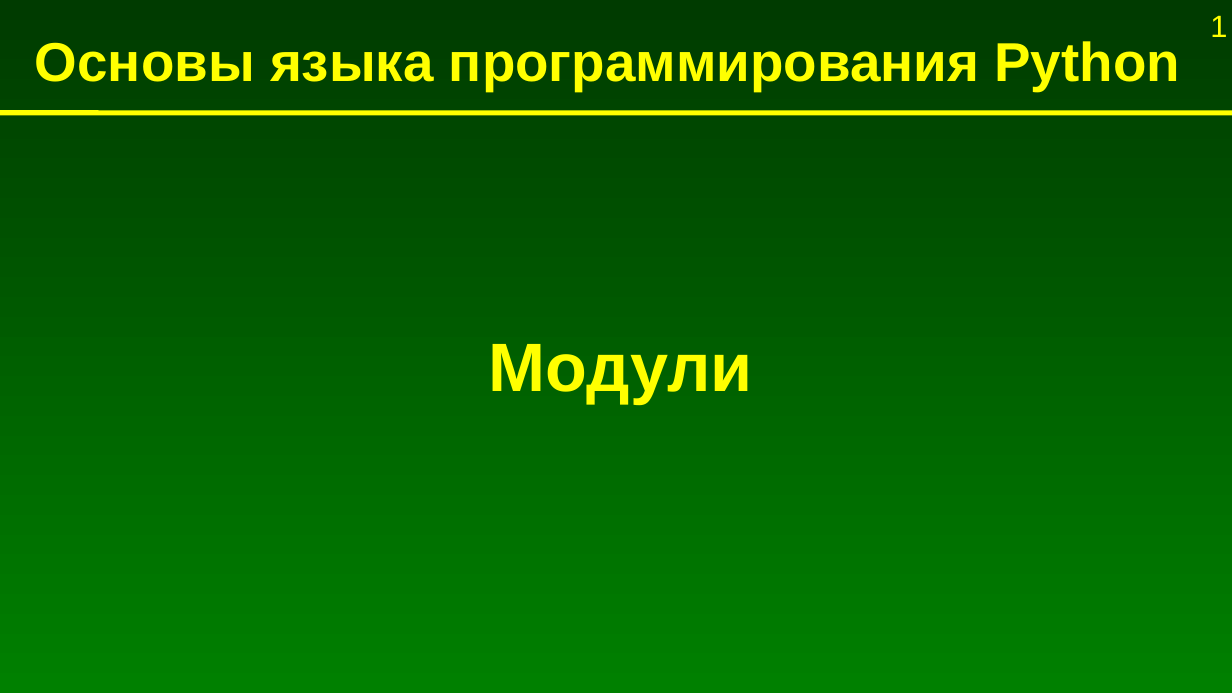
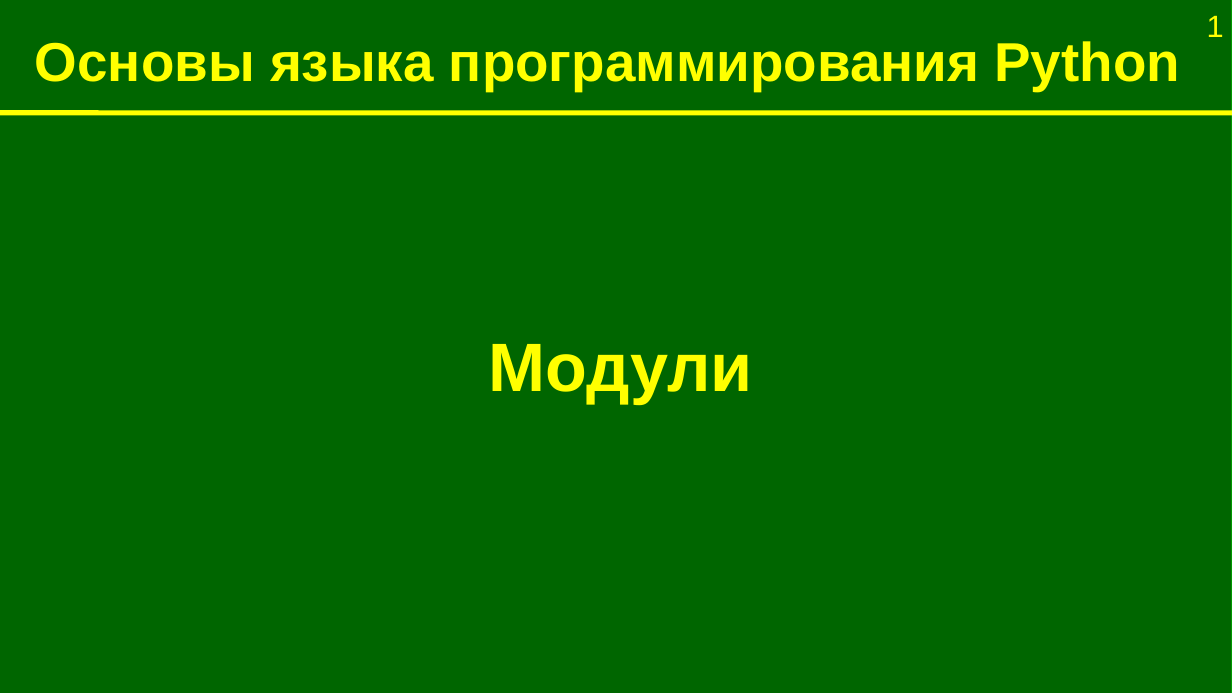
Before and after one commit to Jenyay/python-lectures, a slide deck: slide 1 of presentations/13. Modules.odp. Drawn at 1232x693 pixels with LibreOffice and Linux fonts; fonts in the diff are those of the drawing. Boxes give left, top, right and bottom in pixels: in the first picture for what was removed or moved away, otherwise in the second. Text is boxed around its words. In the diff, an @@ line names an element or a change of style, - is before the commit and + after.

```diff
--- a/presentations/13. Modules.odp
+++ b/presentations/13. Modules.odp
@@ rectangle added at <box>0,0,1232,693</box>, fill #006600, outline #009900 0 pt @@
```
Also in this commit, not shown: 17 other slides changed, 7 slides added, 8 slides removed, 1 other file.
